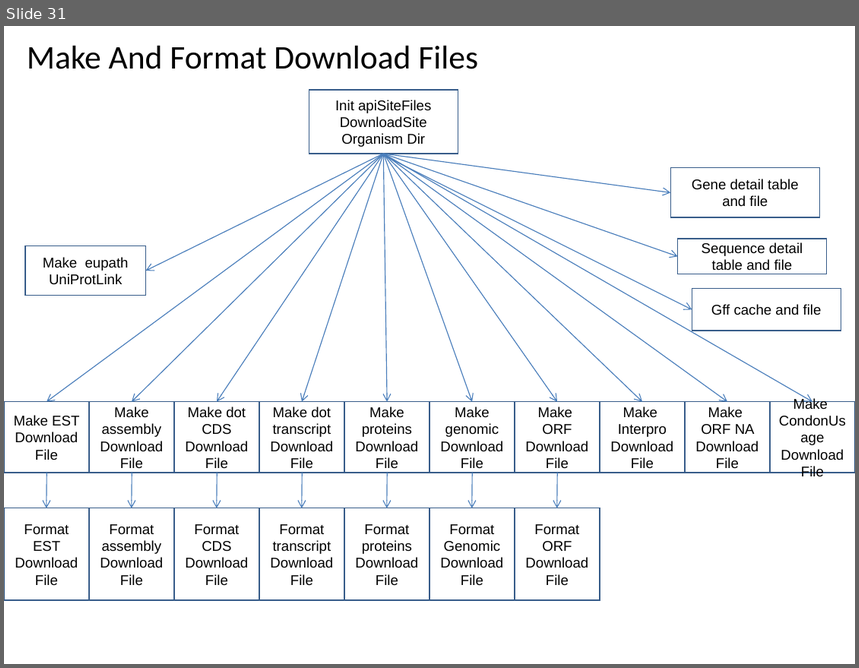
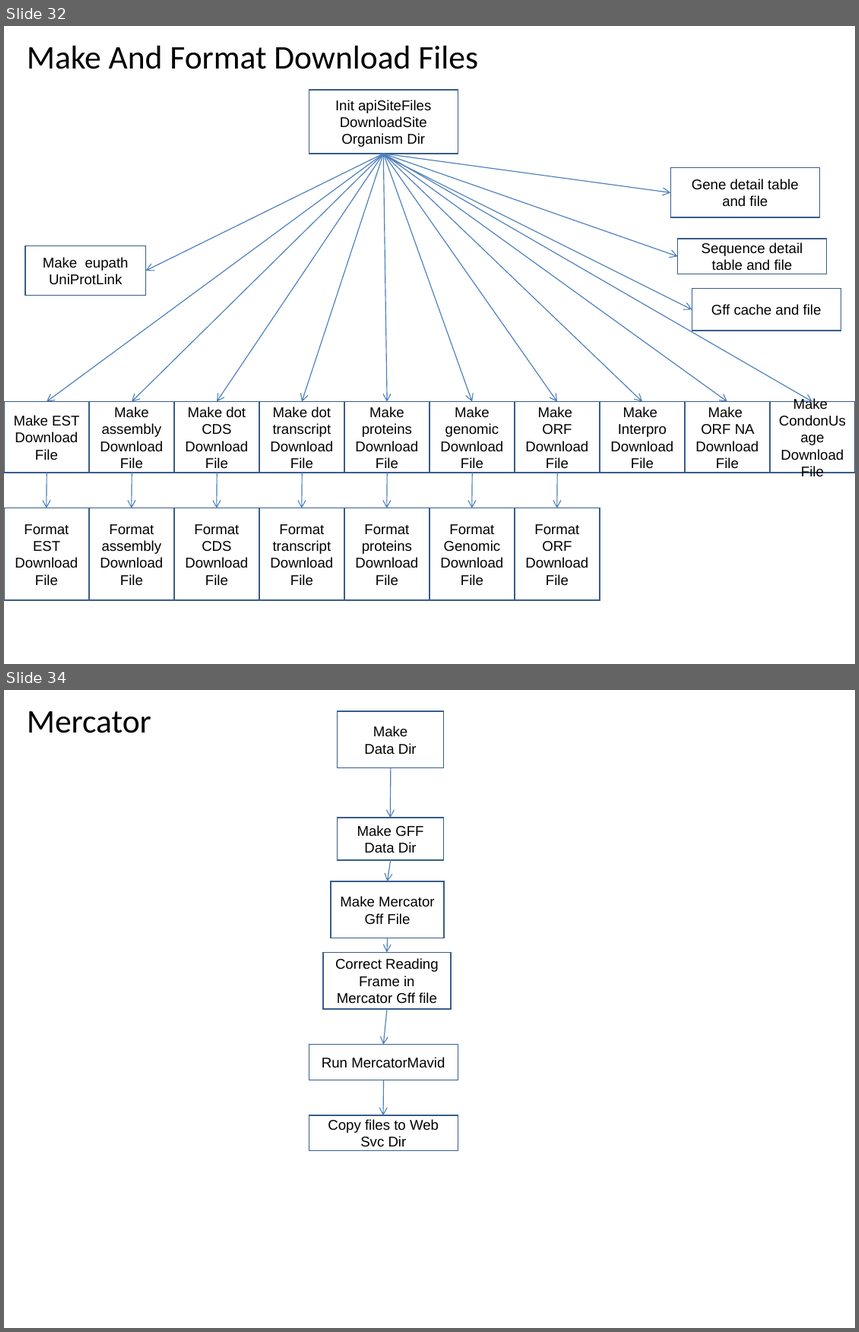
Before and after one commit to VEuPathDB/ApiCommonWorkflow, a slide deck: Main/doc/IntegratedWorkflow.ppt. Shown one above the other, each under a label of ours: slide 31 before the commit, slides 32 and 34 after it; the slides between them are not shown. The pictures are 859x668 and 859x1332 pixels, drawn with LibreOffice and Linux fonts; fonts in the diff are those of the drawing. Boxes give left, top, right and bottom in pixels: in the first picture for what was removed or moved away, otherwise in the second. Text is boxed around its words. In the diff, an @@ line names an element or a change of style, - is before the commit and + after.

```diff
--- a/Main/doc/IntegratedWorkflow.ppt
+++ b/Main/doc/IntegratedWorkflow.ppt
@@ slide 34 added at [4,690,855,1328], background #FFFFFF @@
@@ title added at [27,711,151,733], 28 pt, text #000000 @@
+Mercator
@@ rectangle added at [338,711,444,768], fill #FFFFFF, outline #385D8A 0.99 pt, 12 pt, text #000000 @@
+Make
+Data Dir
@@ arrow added from (390, 768) to (390, 818), #4A7EBB 0.74 pt @@
@@ rectangle added at [338,818,444,860], fill #FFFFFF, outline #385D8A 0.99 pt, 12 pt, text #000000 @@
+Make GFF
+Data Dir
@@ arrow added from (390, 860) to (387, 882), #4A7EBB 0.74 pt @@
@@ rectangle added at [331,882,444,939], fill #FFFFFF, outline #385D8A 0.99 pt, 12 pt, text #000000 @@
+Make Mercator Gff File
@@ arrow added from (388, 939) to (387, 952), #4A7EBB 0.74 pt @@
@@ rectangle added at [323,952,451,1009], outline #385D8A 0.99 pt, 12 pt, text #000000 @@
+Correct Reading Frame in Mercator Gff file
@@ arrow added from (387, 1009) to (384, 1045), #4A7EBB 0.74 pt @@
@@ rectangle added at [309,1045,458,1081], outline #385D8A 0.99 pt, 12 pt, text #000000 @@
+Run MercatorMavid
@@ arrow added from (384, 1081) to (384, 1116), #4A7EBB 0.74 pt @@
@@ rectangle added at [309,1116,458,1151], outline #385D8A 0.99 pt, 12 pt, text #000000 @@
+Copy files to Web Svc Dir
@@ what was slide 31 is now slide 32 @@
```
Also in this commit, not shown: 12 slides changed, 2 other slides added, 2 slides removed.
